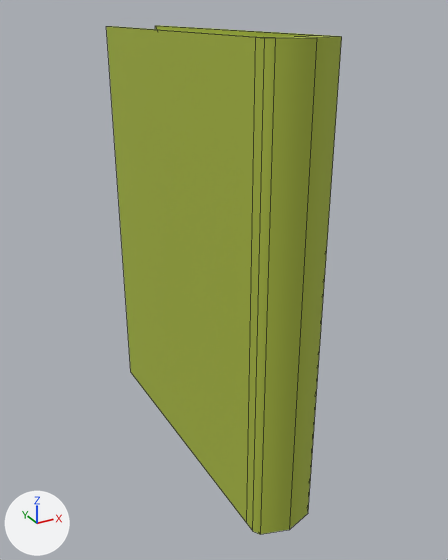
One commit to the FBX model Ripple Effect/Assets/Resources/Models/RoomModels/RE_PropBook02.FBX: the scene before it, then after it.
The view is the same before and after, from a camera (50 mm lens) standing at (-0.2, -0.392, 0.175) and looking at (0.009, -0.012, -0.014). The lights are fixed; the arrows at lower left show +X, +Y and +Z. Mesh edges are drawn as thin lines. Where no turn or scale is listed for an object, it has been applied to the vertices.

Before the edit, the objects in view are built like this:
```python
mat_matte = principled_material('Matte')
mat_matte.base_color = (0.388, 0.475, 0.051)  # green #a7b740
mat_matte.roughness = 0.859
me_mesh = bpy.data.meshes.new('Mesh')
me_mesh.from_pydata(...)  # 40 vertices, 42 faces; spans x -0.023..0.023, y -0.124..0.124, z -0.161..0.161
me_mesh.materials.append(mat_matte)  # green #a7b740
ob_re_propbook02 = bpy.data.objects.new('RE_PropBook02', me_mesh)
ob_re_propbook02.location = (0.0, 0.0, 0.0)
```
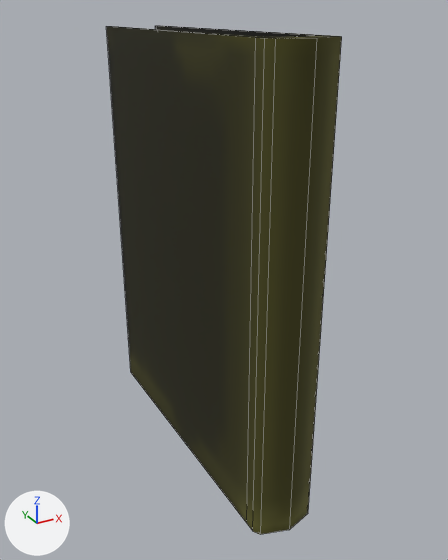
The change, as a list of edits to the scene's bpy script:
```text
Add img_albedo_matte_png:
    img_albedo_matte_png = load_image('Albedo_Matte.png', '_unpacked/Albedo_Matte.png', 1024, 1024, 'sRGB')
Change mat_matte:
    remove mat_matte.base_color = (0.388, 0.475, 0.051)  # green #a7b740
    add mat_matte.texture = img_albedo_matte_png  # with its transparency
Change me_mesh:
    where me_mesh.from_pydata(...)  # 40 vertices, 42 faces; spans x -0.023..0.023, y -0.124..0.124, z -0.161..0.161
    used by ob_re_propbook02; location = (0.0, 0.0, 0.0)
    me_mesh part 1: texture (UV) coordinates of 41 of 42 faces, centred in x -0.023..0.023, y -0.121..0.124, z -0.161..0.161, changed; they spanned u 0.03..1.0, v 0.37..1.0 and now span u 0.22..0.98, v 0.19..0.98
```

Boxes (x1, y1, x2, y2) around the edits, measured in the pictures (448 x 560 px):
'RE_PropBook02', surface changed
    both: (106, 26, 342, 534)
